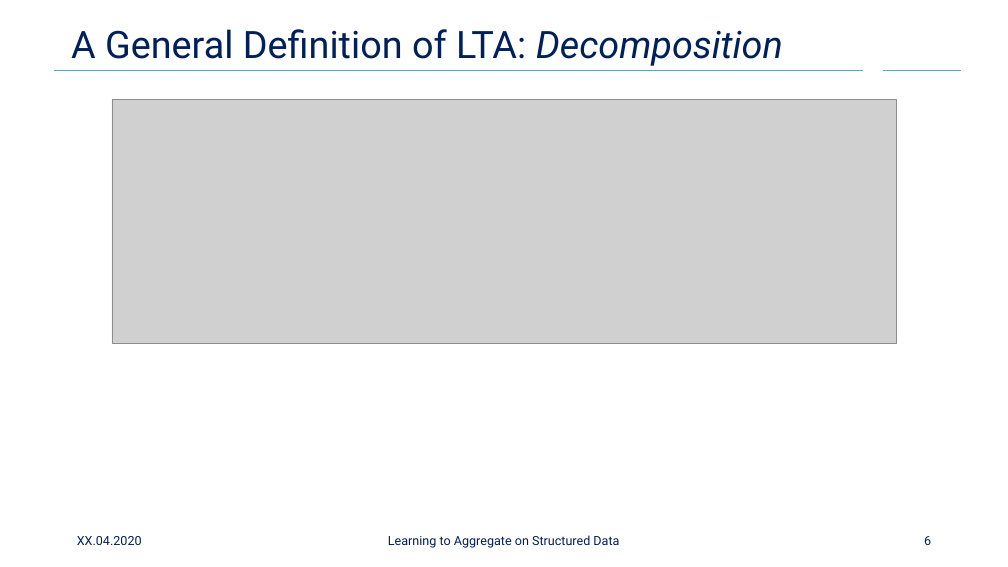
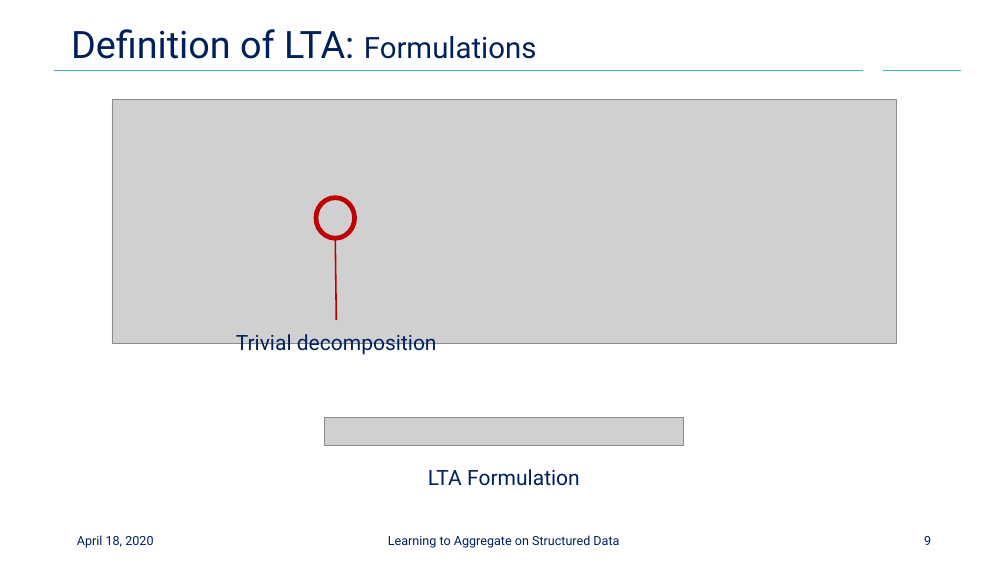
Before and after one commit to Cortys/master-thesis, a slide deck: slide 9 of presentation/final/final_presentation.pptx (slide 6 before the commit). Drawn at 1008x567 pixels with LibreOffice and Linux fonts; fonts in the diff are those of the drawing; grey boxes stand for pictures; background and template pictures are left out. Boxes give left, top, right and bottom in pixels: in the first picture for what was removed or moved away, otherwise in the second. Text is boxed around its words. In the diff, an @@ line names an element or a change of style, - is before the commit and + after.

Commit message:
added lta definition slides

```diff
--- a/presentation/final/final_presentation.pptx
+++ b/presentation/final/final_presentation.pptx
@@ title at bbox=[71, 29, 537, 59]: text changed @@
-A General Definition of LTA: Decomposition
+Definition of LTA: Formulations
@@ ellipse added at bbox=[316, 197, 355, 238], outline #C00000 4.5 pt @@
@@ line added from (336, 238) to (337, 320), #C00000 1.5 pt @@
@@ text added at bbox=[236, 334, 437, 357], 20 pt, text #002060 @@
+Trivial decomposition
@@ picture added at bbox=[324, 417, 684, 445] @@
@@ text added at bbox=[428, 469, 580, 486], 20 pt, text #00205B @@
+LTA Formulation
@@ text at bbox=[77, 535, 153, 548]: text changed @@
-XX.04.2020
+April 18, 2020
@@ page number at bbox=[924, 536, 931, 545]: text changed @@
-6
+9
```
Also in this commit, not shown: 5 other slides changed, 5 slides added, 9 other files.
